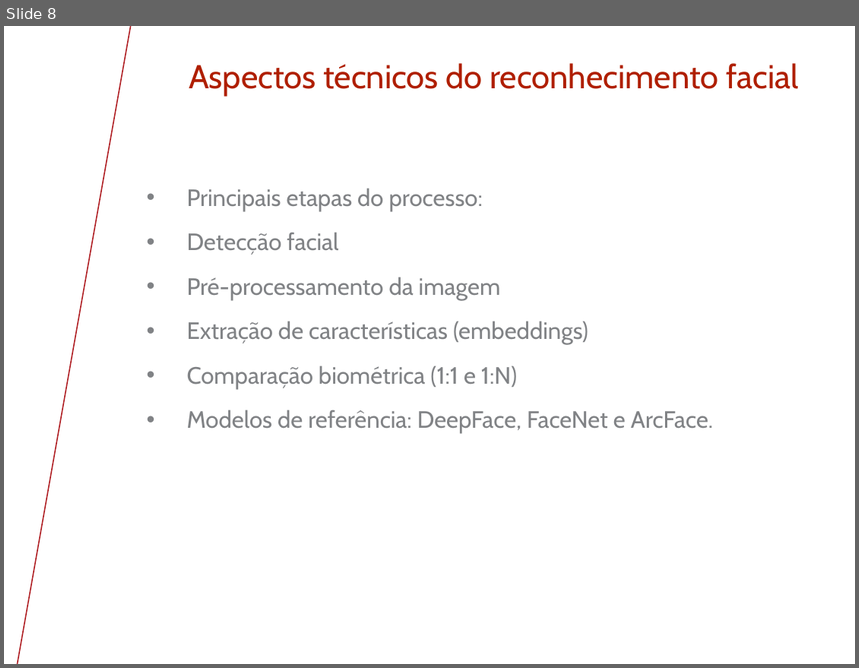
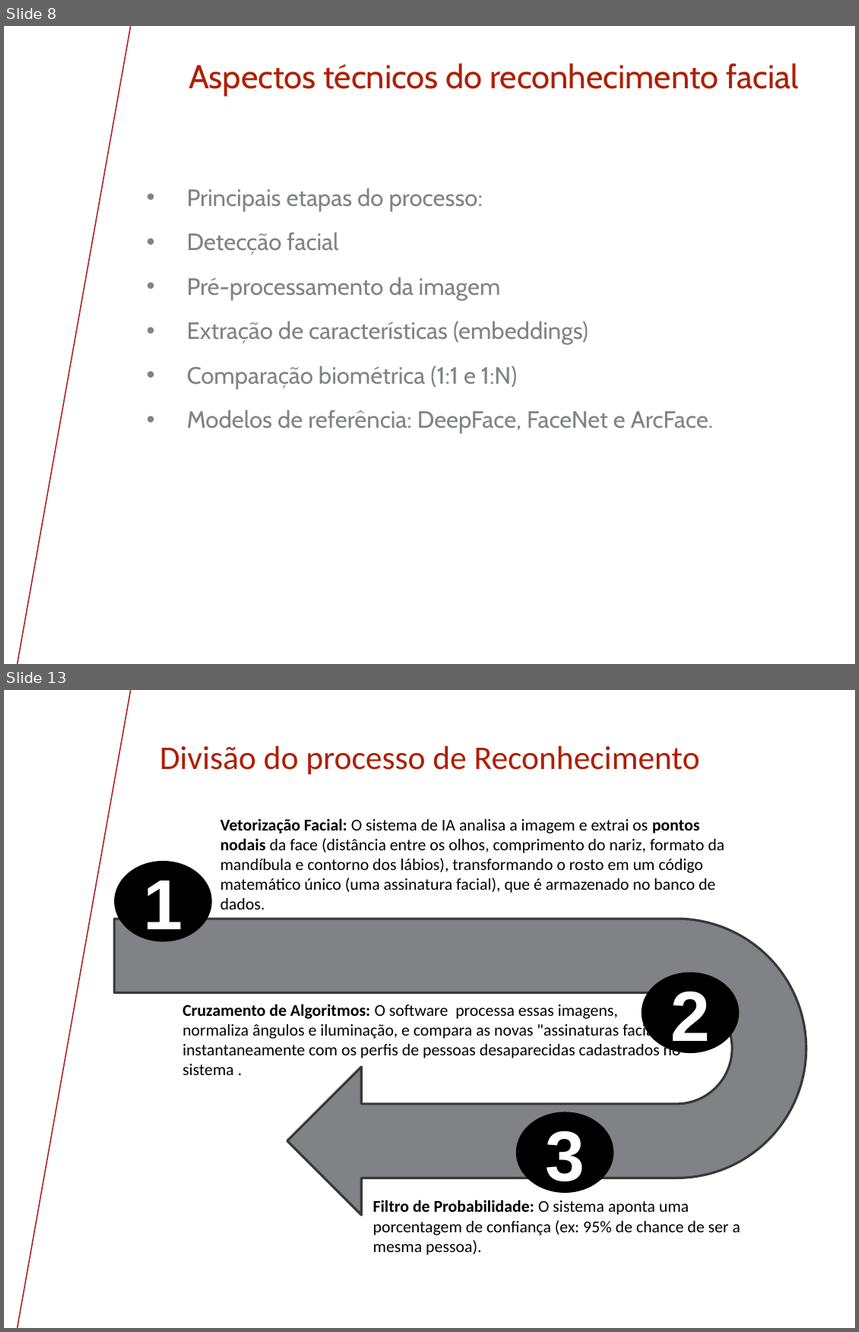
Before and after one commit to saxsoares/TCC-UNIVESP-2026, a slide deck: Apresentação TCC.pptx. Shown one above the other, each under a label of ours: slide 8 before the commit, slides 8 and 13 after it; the slides between them are not shown. The pictures are 859x668 and 859x1332 pixels, drawn with LibreOffice and Linux fonts; fonts in the diff are those of the drawing; background and template pictures are left out. Boxes give left, top, right and bottom in pixels: in the first picture for what was removed or moved away, otherwise in the second. Text is boxed around its words. In the diff, an @@ line names an element or a change of style, - is before the commit and + after.

```diff
--- a/Apresentação TCC.pptx
+++ b/Apresentação TCC.pptx
@@ slide 13 added at [4, 690, 855, 1328], background #FFFFFF; not listed: 1 template element that a slide beside it also shows @@
@@ title added at [160, 745, 700, 774], 28 pt, text #AF1E00 @@
+Divisão do processo de Reconhecimento
@@ text added at [221, 818, 725, 910], 14 pt, text #000000 @@
+Vetorização Facial: O sistema de IA analisa a imagem e extrai os pontos nodais da face (distância entre os olhos, comprimento do nariz, formato da mandíbula e contorno dos lábios), transformando o rosto em um código matemático único (uma assinatura facial), que é armazenado no banco de dados.
@@ ellipse added at [115, 861, 212, 942], fill #000000, 60 pt, text #FFFFFF, bold @@
+1
@@ uturn arrow added at [114, 919, 807, 1214], fill #808285, outline #38393A 2 pt @@
@@ ellipse added at [642, 973, 740, 1053], fill #000000, 60 pt, text #FFFFFF, bold @@
+2
@@ text added at [183, 1004, 681, 1075], 14 pt, text #000000 @@
+Cruzamento de Algoritmos: O software processa essas imagens, normaliza ângulos e iluminação, e compara as novas "assinaturas faciais" instantaneamente com os perfis de pessoas desaparecidas cadastrados no sistema .
@@ ellipse added at [516, 1113, 614, 1193], fill #000000, 60 pt, text #FFFFFF, bold @@
+3
@@ text added at [373, 1200, 740, 1255], 14 pt, text #000000 @@
+Filtro de Probabilidade: O sistema aponta uma porcentagem de confiança (ex: 95% de chance de ser a mesma pessoa).
```
Also in this commit, not shown: 18 slides changed, 3 other slides added, 3 slides removed, 2 other files.
